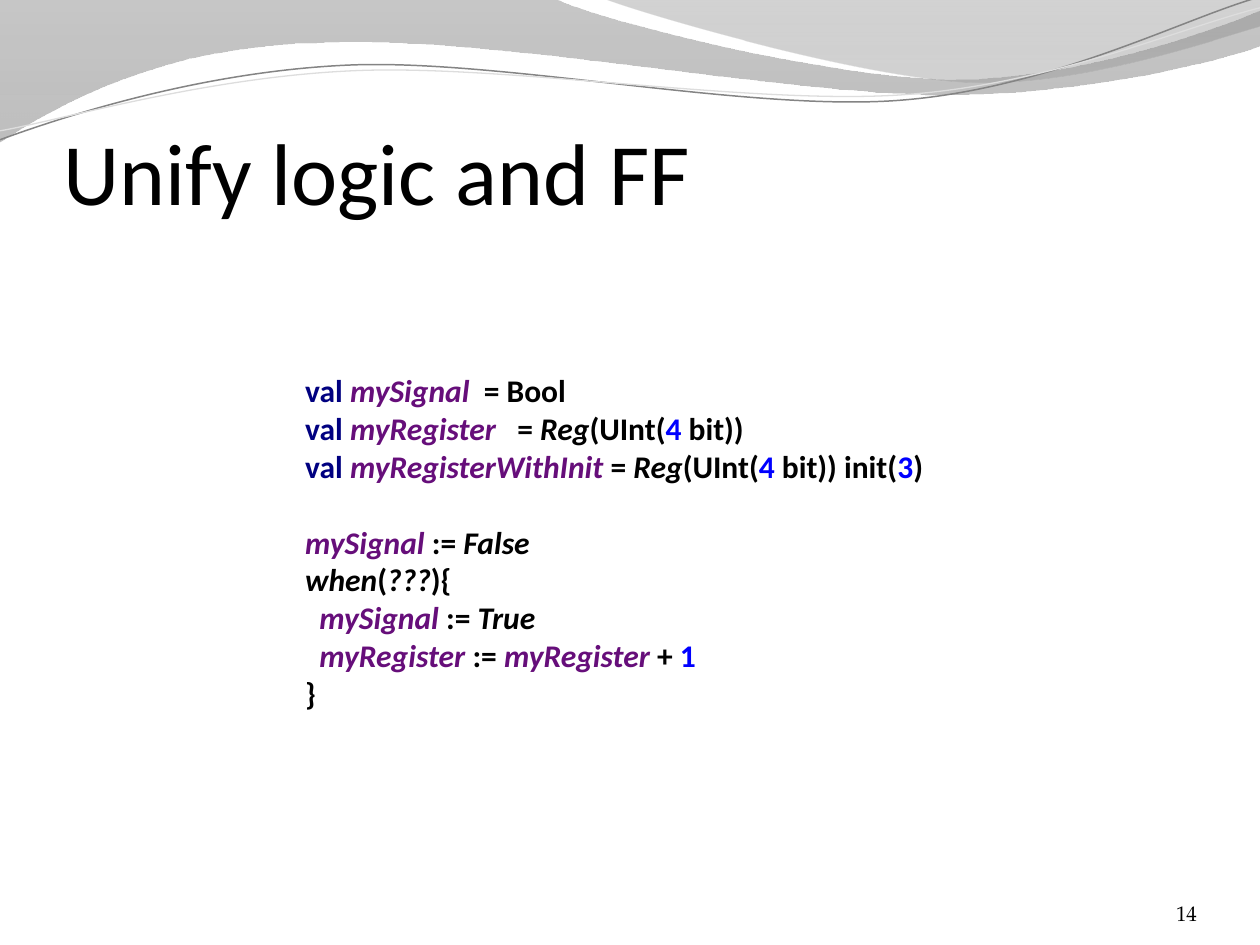
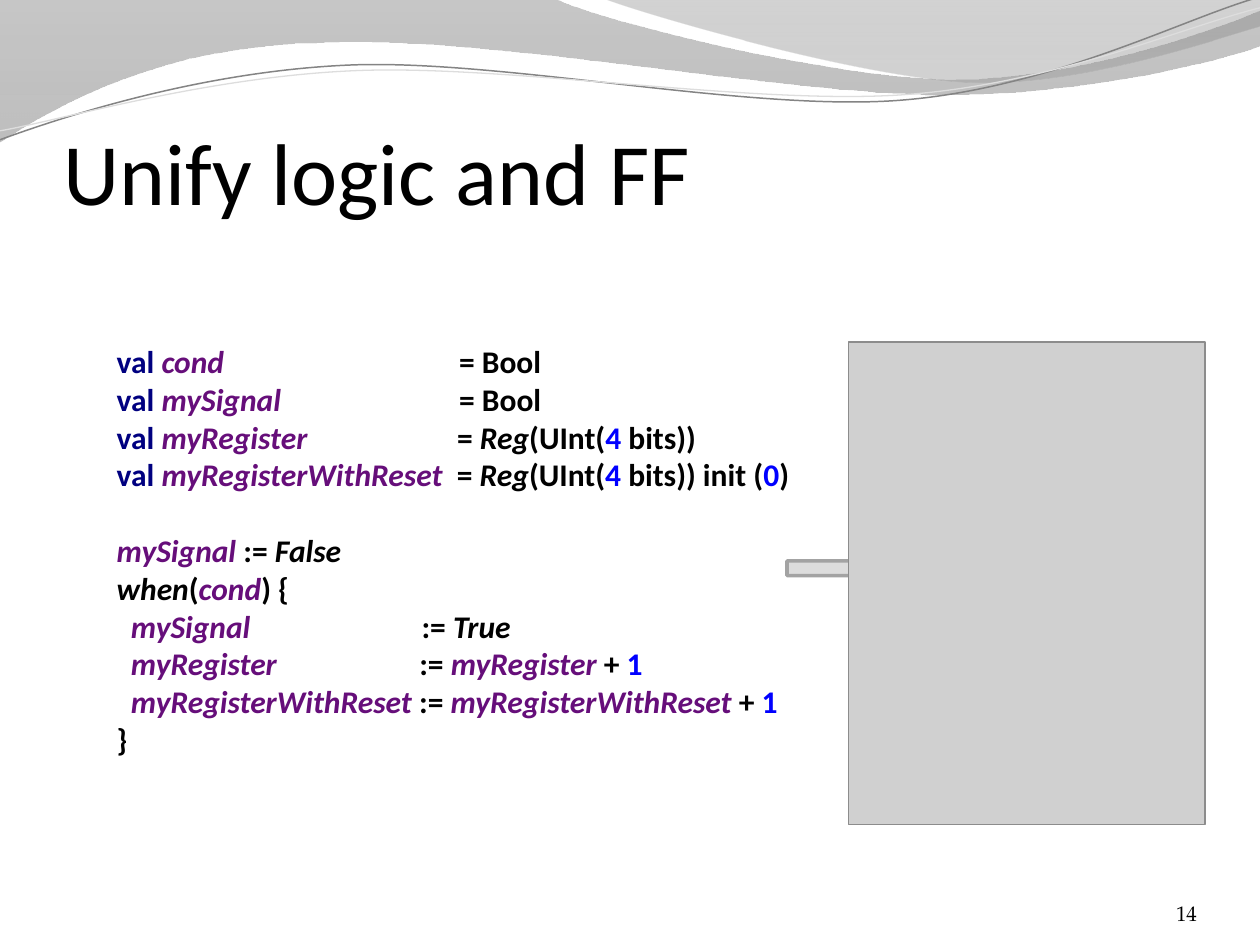
Before and after one commit to SpinalHDL/SpinalDoc, a slide deck: slide 14 of presentation/en/presentation.pptx. Drawn at 1260x945 pixels with LibreOffice and Linux fonts; fonts in the diff are those of the drawing; grey boxes stand for pictures; background and template pictures are left out. Boxes give left, top, right and bottom in pixels: in the first picture for what was removed or moved away, otherwise in the second. Text is boxed around its words. In the diff, an @@ line names an element or a change of style, - is before the commit and + after.

```diff
--- a/presentation/en/presentation.pptx
+++ b/presentation/en/presentation.pptx
@@ text at box(117, 351, 789, 719): text changed @@
-val mySignal = Bool
-val myRegister = Reg(UInt(4 bit))
-val myRegisterWithInit = Reg(UInt(4 bit)) init(3)
-mySignal := False
-when(???){
-mySignal := True
-myRegister := myRegister + 1
-}
+val cond = Bool
+val mySignal = Bool
+val myRegister = Reg(UInt(4 bits))
+val myRegisterWithReset = Reg(UInt(4 bits)) init (0)
+mySignal := False
+when(cond) {
+mySignal := True
+myRegister := myRegister + 1
+myRegisterWithReset := myRegisterWithReset + 1
+}
@@ picture added at box(848, 343, 1205, 825) @@
@@ right arrow added at box(788, 553, 869, 583), fill #DDDDDD, outline #A3A3A3 2 pt @@
```
Also in this commit, not shown: 17 other slides changed, 1 slide added, 2 other files.
